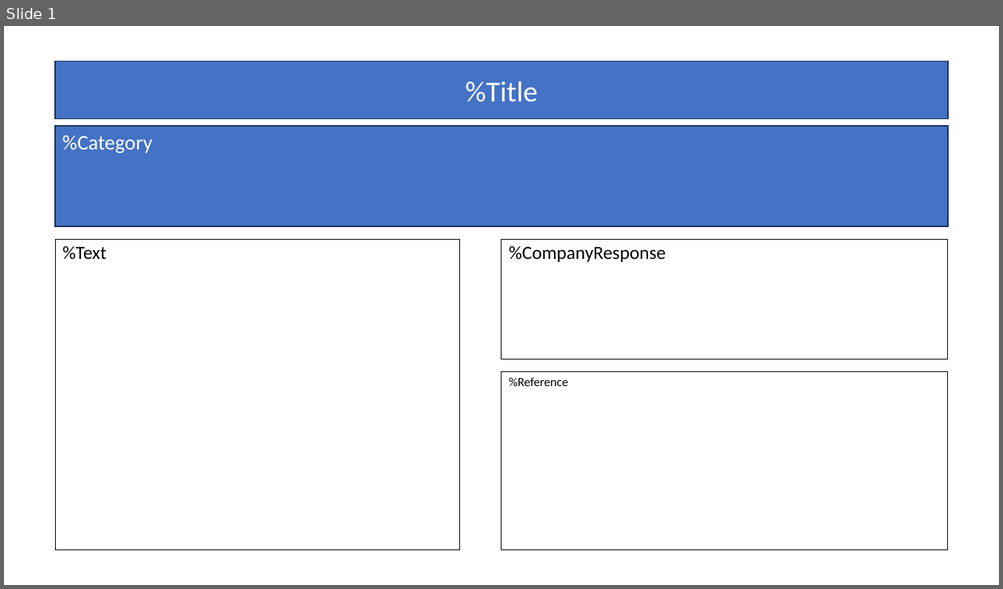
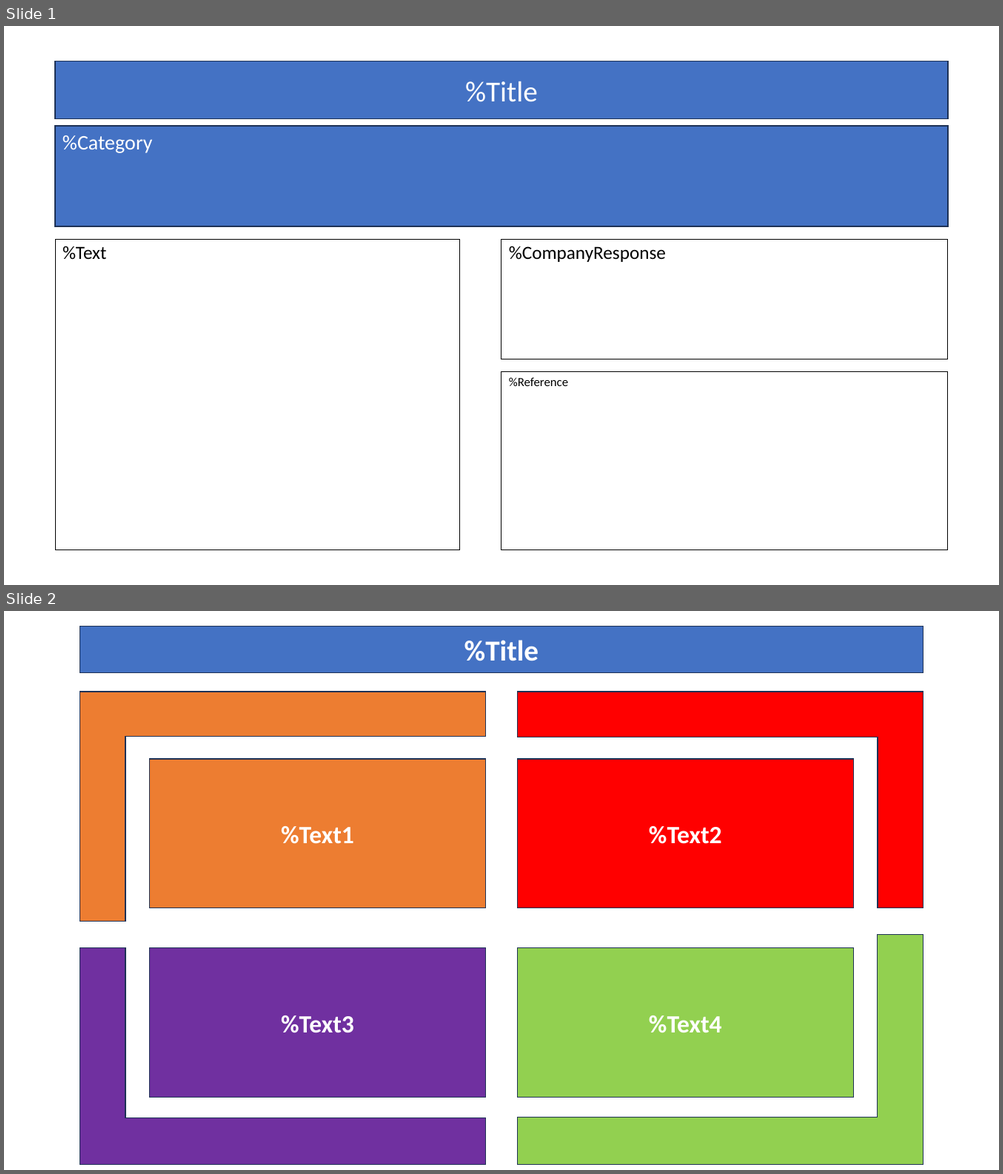
Before and after one commit to RichardFFrank/Excel-to-PPT, a slide deck: Assets/Sample_PowerPoint_Template.pptx. Shown one above the other, each under a label of ours: slide 1 before the commit, slides 1 and 2 after it. The pictures are 1003x589 and 1003x1174 pixels, drawn with LibreOffice and Linux fonts; fonts in the diff are those of the drawing. Boxes give left, top, right and bottom in pixels: in the first picture for what was removed or moved away, otherwise in the second. Text is boxed around its words. In the diff, an @@ line names an element or a change of style, - is before the commit and + after.

Commit message:
Added multiple slide format functionality

```diff
--- a/Assets/Sample_PowerPoint_Template.pptx
+++ b/Assets/Sample_PowerPoint_Template.pptx
@@ slide 2 added at bbox=[4, 611, 999, 1170], background #FFFFFF @@
@@ rectangle added at bbox=[80, 626, 923, 673], fill #4472C4, outline #1E3256 1 pt, 28 pt, text #FFFFFF, bold @@
+%Title
@@ corner added at bbox=[80, 692, 486, 921], fill #ED7D31, outline #1E3256 1 pt @@
@@ corner added at bbox=[518, 692, 923, 908], fill #FF0000, outline #1E3256 1 pt @@
@@ rectangle added at bbox=[150, 759, 486, 908], fill #ED7D31, outline #1E3256 1 pt, 24 pt, text #FFFFFF, bold @@
+%Text1
@@ rectangle added at bbox=[518, 759, 854, 908], fill #FF0000, outline #1E3256 1 pt, 24 pt, text #FFFFFF, bold @@
+%Text2
@@ corner added at bbox=[518, 935, 923, 1165], fill #92D050, outline #1E3256 1 pt @@
@@ corner added at bbox=[80, 948, 486, 1165], fill #7030A0, outline #1E3256 1 pt @@
@@ rectangle added at bbox=[150, 948, 486, 1097], fill #7030A0, outline #1E3256 1 pt, 24 pt, text #FFFFFF, bold @@
+%Text3
@@ rectangle added at bbox=[518, 948, 854, 1097], fill #92D050, outline #1E3256 1 pt, 24 pt, text #FFFFFF, bold @@
+%Text4
```
Also in this commit, not shown: 10 other files.
